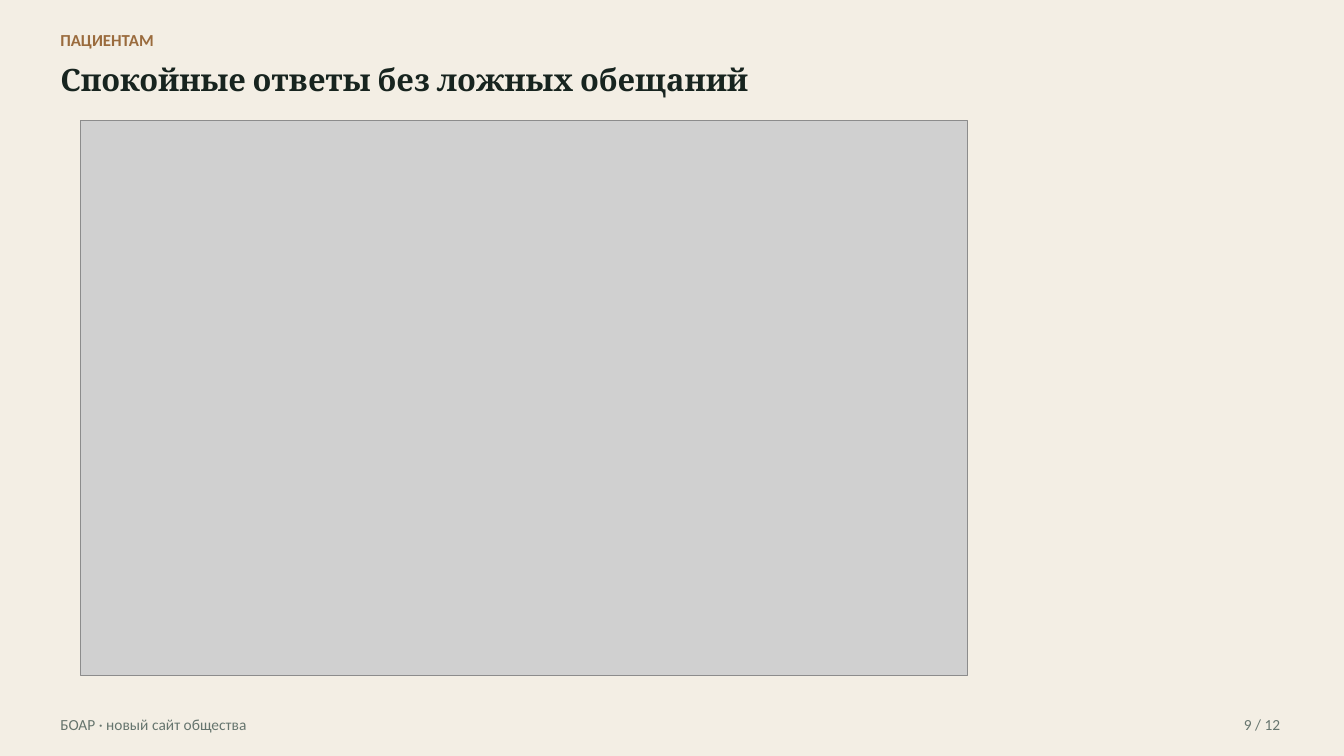
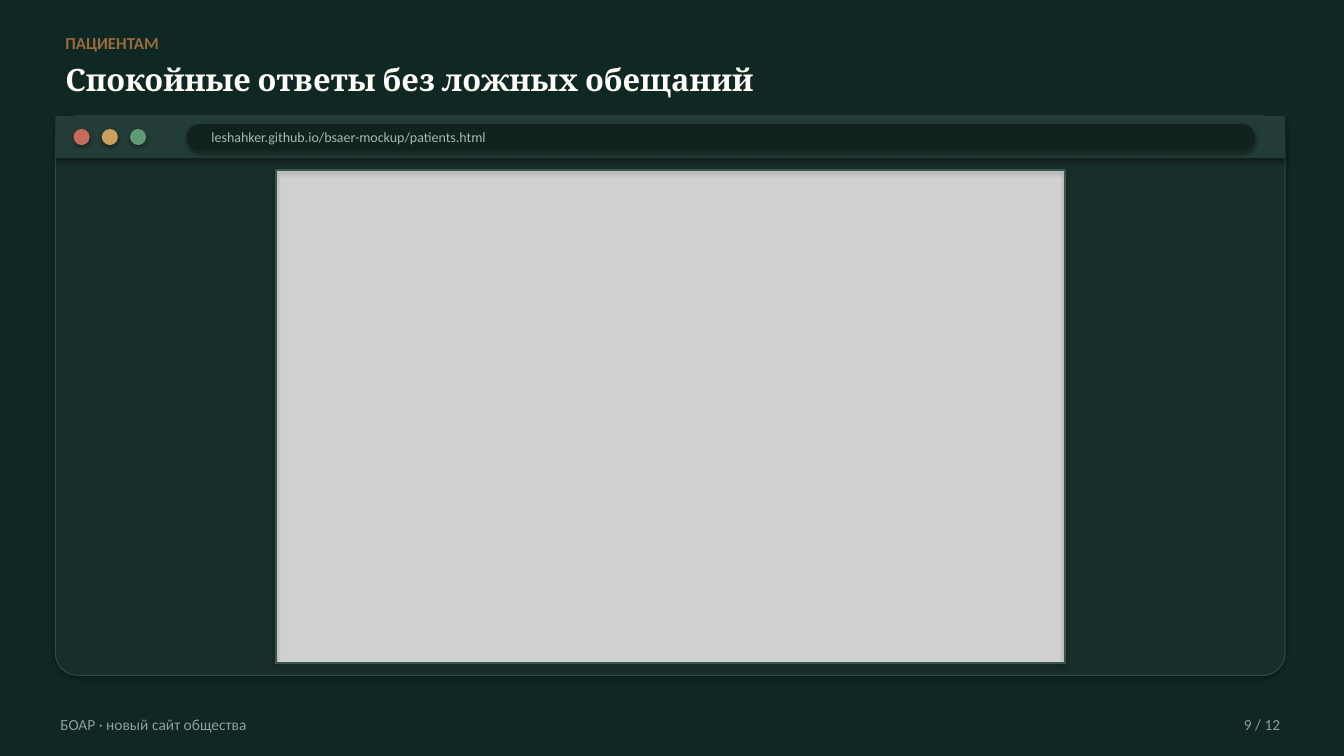
Before and after one commit to Leshahker/bsaer-mockup, a slide deck: slide 9 of pitch/BOAR-prezentaciya.pptx. Drawn at 1344x756 pixels with LibreOffice and Linux fonts; fonts in the diff are those of the drawing; grey boxes stand for pictures. Boxes give left, top, right and bottom in pixels: in the first picture for what was removed or moved away, otherwise in the second. Text is boxed around its words. In the diff, an @@ line names an element or a change of style, - is before the commit and + after.

```diff
--- a/pitch/BOAR-prezentaciya.pptx
+++ b/pitch/BOAR-prezentaciya.pptx
@@ rectangle at (0, 0, 1344, 756): fill #F3EEE4 to #0F2824 @@
@@ text "ПАЦИЕНТАМ": place and size @@
-text "ПАЦИЕНТАМ" at (60, 35, 153, 49)
+text "ПАЦИЕНТАМ" at (65, 38, 158, 52)
@@ text "Спокойные ответы без ложных обещаний" at (65, 67, 753, 98): text colour #17241F to #FFFCF7 @@
@@ rounded rectangle added at (55, 116, 1286, 676), fill #182E2A, outline #2F4A44 0.75 pt @@
@@ rectangle added at (55, 116, 1286, 158), fill #243C37 @@
@@ ellipse added at (74, 129, 90, 145), fill #C76B5A @@
@@ ellipse added at (102, 129, 118, 145), fill #C9A05C @@
@@ ellipse added at (130, 129, 146, 145), fill #5E9A72 @@
@@ rounded rectangle added at (187, 124, 1255, 150), fill #12221F @@
@@ text added at (211, 132, 485, 145), 10 pt, text #A8B9B3 @@
+leshahker.github.io/bsaer-mockup/patients.html
@@ picture: place and size @@
-picture at (81, 121, 968, 676)
+picture at (276, 170, 1065, 663)
@@ rectangle added at (276, 170, 1065, 663), outline #3A554E 1.25 pt @@
@@ text "БОАР · новый сайт общества" at (60, 719, 247, 733): text colour #66756E to #8AA199 @@
@@ text "9 / 12" at (1244, 720, 1281, 730): text colour #66756E to #8AA199 @@
```
Also in this commit, not shown: 6 other slides changed, 1 other file.
